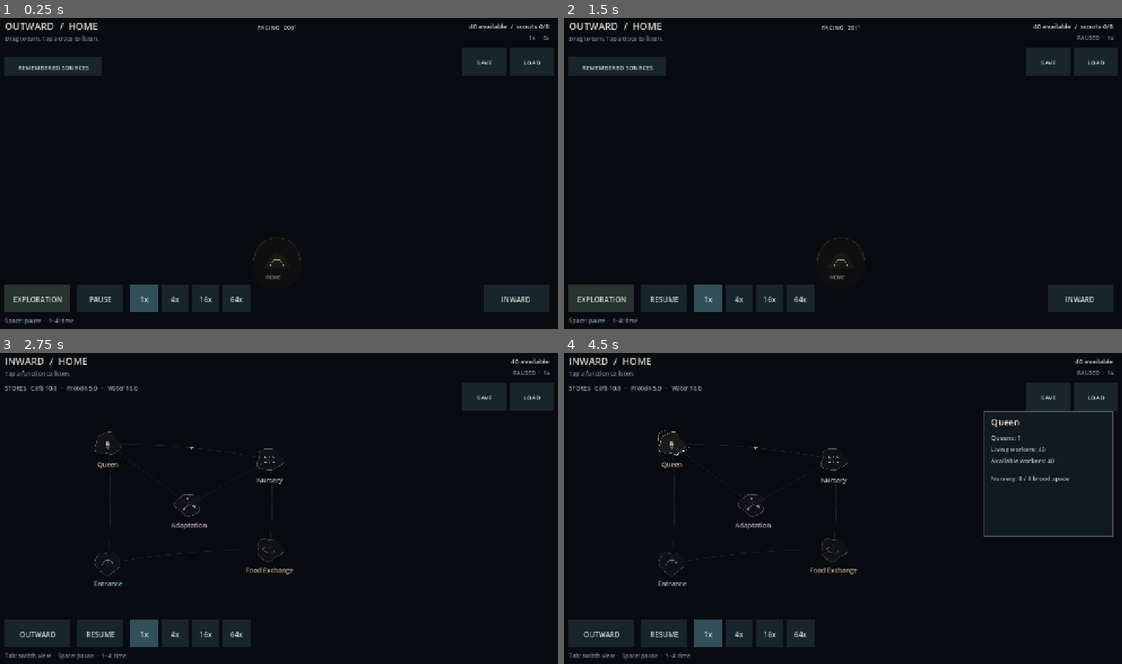
Above: before the commit, frames 1-4 (two rows, left to right).
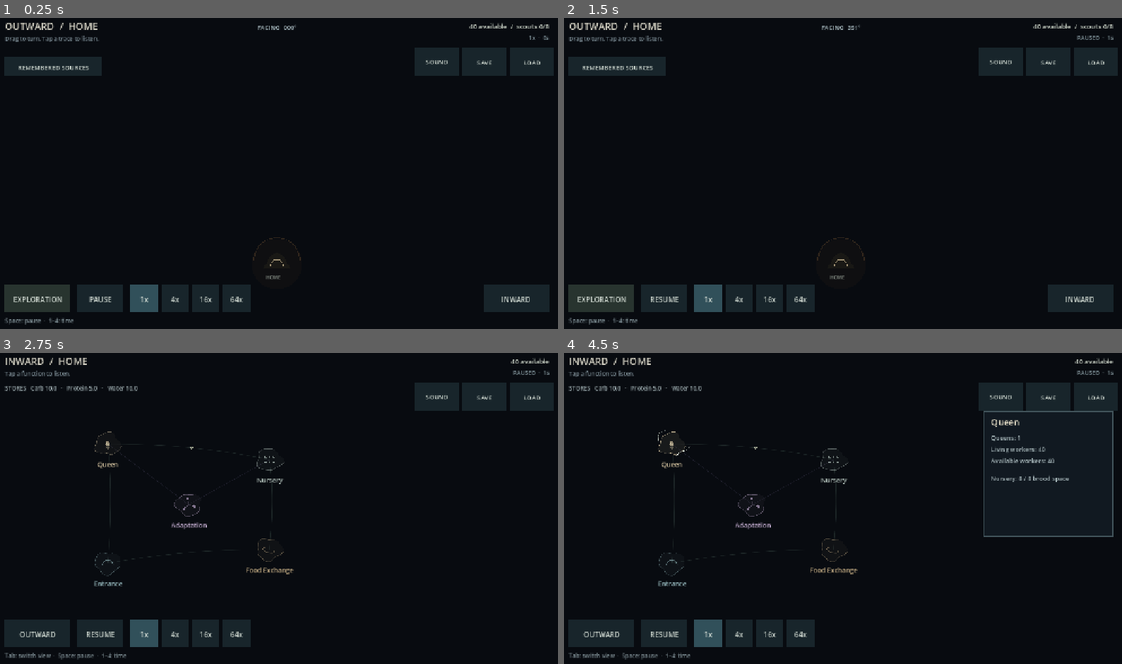
Above: after the commit, the same moments.

Repository: tellesus/Antzenpile
Game: Godot game, scene res://scenes/main/main.tscn
Two runs of this game, one before a commit and one after it. Both use one fixed random seed, a clock stepped at 60 frames per second and the inputs below. Sound files missing from this copy of the repository are replaced by a short silence.
Inputs (mouse positions are in pixels of both pictures, inside the frame that each line leads up to):
- Up to frame 1 (0.25 s): no input
- Up to frame 2 (1.5 s): tap Enter at 0.5 s; move the mouse to (965, 154) at 0.52 s; press the mouse at (965, 154) at 0.53 s; release the mouse at (965, 154) at 1.25 s; tap Space (pause) at 1.25 s; drag from (725, 189) to (815, 235) at 1.27 s
- Up to frame 3 (2.75 s): tap Enter at 2 s; move the mouse to (334, 436) at 2.02 s; hold Tab (toggle_inward) from 2.03 s (still down); click (334, 436) at 2.17 s
- Up to frame 4 (4.5 s): release Tab (toggle_inward) at 2.75 s; tap Space (pause) at 2.75, 4.15, 4.25 s; drag from (815, 570) to (670, 458) at 2.77 s; tap Enter at 3.5 s; move the mouse to (1010, 555) at 3.52 s; hold 3 (time_16) 3.53-4.25 s; click (1010, 555) at 3.67 s; drag from (670, 458) to (753, 427) at 4.27 s

The runs differ from the first frame. In frame 1, 0.7% of the frame differs, in the area x 74-83%, y 9-19%; in frame 2, 0.7%; in frame 3, 0.7%; in frame 4, 0.7%.

Commit message:
task 069: persist independent music and information cue levels

Diff:
--- a/src/audio/audio_controller.gd
+++ b/src/audio/audio_controller.gd
@@ -21,6 +21,7 @@
 var midden_player: AudioStreamPlayer
 var nursery_gain: float = 0.0
 var midden_gain: float = 0.0
+var preferences: AudioPreferences = preload("res://src/audio/audio_preferences.gd").new()
 
 
 func _ready() -> void:
@@ -101,9 +102,15 @@
 
 
 func _update_growth_volume() -> void:
-	growth_player.volume_db = MIX_DB + linear_to_db(maxf(stem_gain, 0.0001))
-	nursery_player.volume_db = MIX_DB + linear_to_db(maxf(nursery_gain, 0.0001))
-	midden_player.volume_db = MIX_DB + linear_to_db(maxf(midden_gain, 0.0001))
+	base_player.volume_db = _level_db(preferences.music, MIX_DB)
+	growth_player.volume_db = _level_db(stem_gain * preferences.music, MIX_DB)
+	nursery_player.volume_db = _level_db(nursery_gain * preferences.music, MIX_DB)
+	midden_player.volume_db = _level_db(midden_gain * preferences.music, MIX_DB)
+	if alarm_player != null: alarm_player.volume_db = _level_db(preferences.cues, -15.0)
+
+
+func _level_db(level: float, authored_db: float) -> float:
+	return -80.0 if level <= 0 else authored_db + linear_to_db(level)
 
 
 func _music_players() -> Array[AudioStreamPlayer]:
--- /dev/null
+++ b/src/audio/audio_preferences.gd
@@ -0,0 +1,40 @@
+class_name AudioPreferences
+extends RefCounted
+## Player preference, outside RunState and colony save slots.
+
+const DEFAULT_PATH: String = "user://audio_preferences.cfg"
+var music: float = 1.0
+var cues: float = 1.0
+var last_error: String = ""
+
+func set_level(category: String, value: Variant) -> bool:
+	if category not in ["music", "cues"] or not (value is float or value is int) or not is_finite(float(value)) or value < 0 or value > 1:
+		return false
+	set(category, float(value))
+	return true
+
+func save_file(path: String = DEFAULT_PATH) -> bool:
+	var config := ConfigFile.new()
+	config.set_value("audio", "music", music)
+	config.set_value("audio", "cues", cues)
+	var error: Error = config.save(path)
+	last_error = "Could not save sound preferences" if error != OK else ""
+	return error == OK
+
+func load_file(path: String = DEFAULT_PATH) -> bool:
+	var config := ConfigFile.new()
+	var error: Error = config.load(path)
+	if error == ERR_FILE_NOT_FOUND:
+		last_error = ""
+		return true
+	if error != OK:
+		last_error = "Could not read sound preferences"
+		return false
+	var candidate := AudioPreferences.new()
+	if not candidate.set_level("music", config.get_value("audio", "music", 1.0)) or not candidate.set_level("cues", config.get_value("audio", "cues", 1.0)):
+		last_error = "Invalid sound preferences; existing levels retained"
+		return false
+	music = candidate.music
+	cues = candidate.cues
+	last_error = ""
+	return true
--- a/src/core/game_root.gd
+++ b/src/core/game_root.gd
@@ -19,6 +19,8 @@
 var _audio_controller: AudioController
 var save_service: SaveService = Save.new()
 var mode: String = "outward"
+var audio_preferences: AudioPreferences = preload("res://src/audio/audio_preferences.gd").new()
+var _audio_settings: AudioSettings
 
 
 func _ready() -> void:
@@ -26,6 +28,7 @@
 	if OS.is_debug_build():
 		print("[RUN] seed=%d scenario=%s time=%.2f" % [simulation.run.run_seed, simulation.run.scenario_id, simulation.run.simulation_time])
 	if DisplayServer.get_name() != "headless":
+		audio_preferences.load_file()
 		var outward: OutwardView = Outward.new()
 		outward.signal_provider = sensory_snapshot.bind("home")
 		outward.status_provider = outward_status.bind("home")
@@ -40,7 +43,7 @@
 		outward.investigate_command = toggle_investigation_priority
 		outward.honeydew_start_command = start_honeydew_tending
 		outward.honeydew_stop_command = stop_honeydew_tending
-		outward.input_blocked = debug_is_open
+		outward.input_blocked = interaction_blocked
 		outward.mode_command = set_mode.bind("inward")
 		outward.save_command = quick_save
 		outward.load_command = quick_load
@@ -60,17 +63,24 @@
 		inward.guest_rejection_command = set_guest_rejection
 		inward.honeydew_command = set_honeydew_protection
 		inward.adaptation_command = start_adaptation
-		inward.input_blocked = debug_is_open
+		inward.input_blocked = interaction_blocked
 		inward.save_command = quick_save
 		inward.load_command = quick_load
 		add_child(inward)
 		_inward_view = inward
 		var audio: AudioController = Audio.new()
+		audio.preferences = audio_preferences
 		audio.state_provider = music_state.bind("home")
 		audio.alarm_provider = returned_losses.bind("home")
 		add_child(audio)
 		_audio_controller = audio
 		set_mode("outward")
+		_audio_settings = preload("res://src/presentation/audio_settings.gd").new()
+		_audio_settings.preferences = audio_preferences
+		_audio_settings.changed = audio_preferences.save_file
+		_audio_settings.blocked = debug_is_open
+		_audio_settings.z_index = 100
+		add_child(_audio_settings)
 	# Lazy load keeps truth-view code out of the headless runtime and release input path.
 	if OS.is_debug_build() and DisplayServer.get_name() != "headless":
 		_debug_view = load("res://src/debug/debug_world_view.gd").new()
@@ -85,6 +95,7 @@
 
 
 func _unhandled_input(event: InputEvent) -> void:
+	if _audio_settings != null and _audio_settings.opened: return
 	if not debug_is_open() and event.is_action_pressed("save_run"):
 		_show_save_feedback(quick_save(), "Run saved")
 		get_viewport().set_input_as_handled()
@@ -111,6 +122,10 @@
 		_inward_view.set_process(mode == "inward")
 		_inward_view.set_process_unhandled_input(mode == "inward")
 	return true
+
+
+func interaction_blocked() -> bool:
+	return debug_is_open() or _audio_settings != null and _audio_settings.opened
 
 
 func sensory_snapshot(pile_id: String) -> Array[Dictionary]:
--- /dev/null
+++ b/src/presentation/audio_settings.gd
@@ -0,0 +1,75 @@
+class_name AudioSettings
+extends Node2D
+## Shared presentation overlay. Modal input never reaches colony controls.
+
+var preferences: AudioPreferences
+var changed: Callable
+var blocked: Callable
+var opened: bool = false
+var feedback: String = ""
+var _font: Font = ThemeDB.fallback_font
+
+func _process(_delta: float) -> void: queue_redraw()
+
+func button_rect() -> Rect2:
+	return Rect2(get_viewport_rect().size.x - 328, 78, 100, 64)
+
+func panel_rect() -> Rect2:
+	return Rect2(get_viewport_rect().size.x - 432, 156, 408, 308)
+
+func level_rect(category: String, index: int) -> Rect2:
+	return Rect2(panel_rect().position + Vector2(32 + index * 68, 88 if category == "music" else 182), Vector2(60, 44))
+
+func close_rect() -> Rect2:
+	return Rect2(panel_rect().position + Vector2(32, 242), Vector2(332,44))
+
+func activate_at(at: Vector2) -> bool:
+	if blocked.is_valid() and blocked.call(): return false
+	if button_rect().has_point(at):
+		opened = not opened
+		return true
+	if not opened: return false
+	if close_rect().has_point(at):
+		opened = false
+		return true
+	for category: String in ["music", "cues"]:
+		for index: int in 5:
+			if level_rect(category, index).has_point(at):
+				preferences.set_level(category, index * 0.25)
+				feedback = "Saved locally" if not changed.is_valid() or changed.call() else "Applied; could not save locally"
+	return true
+
+func _input(event: InputEvent) -> void:
+	if blocked.is_valid() and blocked.call(): return
+	if opened and event is InputEventKey and event.pressed and event.keycode == KEY_ESCAPE:
+		opened = false
+		get_viewport().set_input_as_handled()
+		return
+	var press: bool = event is InputEventScreenTouch and event.pressed or event is InputEventMouseButton and event.pressed and event.button_index == MOUSE_BUTTON_LEFT
+	if press and activate_at(event.position):
+		get_viewport().set_input_as_handled()
+	elif opened:
+		get_viewport().set_input_as_handled()
+
+func _draw() -> void:
+	if preferences == null or blocked.is_valid() and blocked.call(): return
+	draw_rect(button_rect(), Color("18252b"))
+	_label(button_rect().position + Vector2(25,38), "SOUND", 14, Color("d3dcd4"))
+	if not opened: return
+	draw_rect(get_viewport_rect(), Color(0.025,0.04,0.06,0.82))
+	var panel: Rect2 = panel_rect()
+	draw_rect(panel, Color("111921"))
+	draw_rect(panel, Color("41535a"), false)
+	_label(panel.position + Vector2(24,32), "Sound", 22, Color("d9d3be"))
+	for category: String in ["music", "cues"]:
+		_label(panel.position + Vector2(32,72 if category == "music" else 166), "Music" if category == "music" else "Information cues", 16, Color("a9b9bc"))
+		for index: int in 5:
+			var button: Rect2 = level_rect(category,index)
+			draw_rect(button, Color("355059") if preferences.get(category) == index * 0.25 else Color("263038"))
+			_label(button.position + Vector2(9,28), "Off" if index == 0 else "%d%%" % (index * 25), 14, Color("dce5d9"))
+	_label(panel.position + Vector2(32,235), feedback, 12, Color("82939c"))
+	draw_rect(close_rect(), Color("263038"))
+	_label(close_rect().position + Vector2(142,28), "CLOSE", 14, Color("dce5d9"))
+
+func _label(at: Vector2, text: String, size: int, color: Color) -> void:
+	draw_string(_font, at, text, HORIZONTAL_ALIGNMENT_LEFT, -1, size, color)
--- /dev/null
+++ b/tests/probe_audio_preferences.gd
@@ -0,0 +1,38 @@
+extends SceneTree
+const Root = preload("res://src/core/game_root.gd")
+var failed: bool = false
+func _initialize(): _run.call_deferred()
+func _run():
+	var root := Root.new()
+	get_root().add_child(root)
+	root.set_process(false)
+	root.simulation.toggle_pause()
+	var settings: AudioSettings = root._audio_settings
+	settings.changed = root.audio_preferences.save_file.bind("res://.godot/card069_preferences.cfg")
+	var snapshot: Dictionary = root.simulation.run.to_dict()
+	for mode: String in ["outward", "inward"]:
+		root.set_mode(mode)
+		for size: Vector2i in [Vector2i(1280,720), Vector2i(900,600)]:
+			DisplayServer.window_set_size(size)
+			for frame: int in 3: await process_frame
+			settings.opened = false
+			var touch := InputEventScreenTouch.new()
+			touch.pressed = true
+			touch.position = settings.button_rect().get_center()
+			settings._input(touch)
+			if not root.interaction_blocked(): failed = true
+			var view: Node2D = root._outward_view if mode == "outward" else root._inward_view
+			if not view.input_blocked.call(): failed = true
+			settings.activate_at(settings.level_rect("music",0).get_center())
+			settings.activate_at(settings.level_rect("cues",4).get_center())
+			for frame: int in 3: await process_frame
+			await RenderingServer.frame_post_draw
+			if get_root().get_texture().get_image().save_png("res://.godot/card069_%s_%d.png" % [mode,size.x]) != OK: failed = true
+			if not root._audio_controller.base_player.playing or root._audio_controller.base_player.volume_db != -80 or root._audio_controller.alarm_player.volume_db != -15: failed = true
+			settings.activate_at(settings.close_rect().get_center())
+			if root.interaction_blocked(): failed = true
+	if snapshot != root.simulation.run.to_dict(): failed = true
+	print("[AUDIO-PREFERENCES] standard/compact both views, touch/modal/persistence, music off/cues full, snapshot and continuing playback; failed=%s" % failed)
+	root.free()
+	await create_timer(0.5).timeout
+	quit(1 if failed else 0)
--- a/tests/run_tests.gd
+++ b/tests/run_tests.gd
@@ -63,6 +63,7 @@
 	preload("res://tests/test_humidity.gd"),
 	preload("res://tests/test_colony_activity.gd"),
 	preload("res://tests/test_chamber_music.gd"),
+	preload("res://tests/test_audio_preferences.gd"),
 ]
 
 var checks: int = 0
--- /dev/null
+++ b/tests/test_audio_preferences.gd
@@ -0,0 +1,63 @@
+extends RefCounted
+const Preferences = preload("res://src/audio/audio_preferences.gd")
+const Settings = preload("res://src/presentation/audio_settings.gd")
+const Audio = preload("res://src/audio/audio_controller.gd")
+const Root = preload("res://src/core/game_root.gd")
+
+func run(test: Object) -> bool:
+	var prefs := Preferences.new()
+	test.check(prefs.music == 1 and prefs.cues == 1, "Missing preferences retain the established sound mix")
+	test.check(prefs.set_level("music", 0.25) and prefs.set_level("cues", 0), "Music and information levels can differ")
+	for value: Variant in [-1, 2, NAN, INF, "quiet", true]:
+		test.check(not prefs.set_level("music", value) and prefs.music == 0.25, "Invalid audio levels leave preferences unchanged")
+	test.check(not prefs.set_level("ambient", 0.5), "No unused audio category is invented")
+	var path: String = "res://.godot/test_audio_preferences.cfg"
+	test.check(prefs.save_file(path), "Sound levels persist outside colony saves")
+	var copy := Preferences.new()
+	test.check(copy.load_file(path) and copy.music == 0.25 and copy.cues == 0, "Player preferences round trip")
+	var bad := ConfigFile.new()
+	bad.set_value("audio", "music", 0.75)
+	bad.set_value("audio", "cues", "loud")
+	bad.save(path)
+	test.check(not copy.load_file(path) and copy.music == 0.25 and copy.cues == 0, "Malformed second level rejects the whole update atomically")
+	DirAccess.remove_absolute(ProjectSettings.globalize_path(path))
+	var root := Root.new()
+	test.get_root().add_child(root)
+	var snapshot: Dictionary = root.simulation.run.to_dict()
+	var audio := Audio.new()
+	audio.preferences = prefs
+	audio.alarm_provider = func(): return 0
+	test.get_root().add_child(audio)
+	test.check(is_equal_approx(audio.base_player.volume_db, Audio.MIX_DB + linear_to_db(0.25)) and audio.alarm_player.volume_db == -80, "Quiet music and muted cues have independent gain")
+	prefs.set_level("music", 0)
+	prefs.set_level("cues", 1)
+	audio._process(0)
+	test.check(audio.base_player.volume_db == -80 and audio.alarm_player.volume_db == -15, "Music off retains the authored information-cue volume")
+	audio.restart_after_load()
+	test.check(prefs.music == 0 and prefs.cues == 1 and audio.base_player.volume_db == -80, "Run reload keeps player audio preferences")
+	var settings := Settings.new()
+	settings.preferences = prefs
+	var calls: Array[int] = [0]
+	settings.changed = func(): calls[0] += 1; return true
+	test.get_root().add_child(settings)
+	var touch := InputEventScreenTouch.new()
+	touch.pressed = true
+	touch.position = settings.button_rect().get_center()
+	settings._input(touch)
+	test.check(settings.opened and settings.activate_at(Vector2(2,2)), "Sound panel opens with touch and absorbs background input")
+	var mouse := InputEventMouseButton.new()
+	mouse.button_index = MOUSE_BUTTON_LEFT
+	mouse.pressed = true
+	mouse.position = settings.level_rect("music", 2).get_center()
+	settings._input(mouse)
+	test.check(prefs.music == 0.5 and prefs.cues == 1 and calls[0] == 1, "Mouse preset adjusts only music through one preference action")
+	var escape := InputEventKey.new()
+	escape.keycode = KEY_ESCAPE
+	escape.pressed = true
+	settings._input(escape)
+	test.check(not settings.opened and not settings.activate_at(Vector2(2,2)), "Escape restores colony input without interpreting a modal click")
+	test.check(root.simulation.run.to_dict() == snapshot, "Sound controls, file persistence and mix changes leave run/RNG untouched")
+	settings.free()
+	audio.free()
+	root.free()
+	return true
Not shown, added: src/audio/audio_preferences.gd.uid
Not shown, added: src/presentation/audio_settings.gd.uid
Not shown, added: tests/probe_audio_preferences.gd.uid
Not shown, added: tests/test_audio_preferences.gd.uid
Not shown, changed: README.md
Not shown, changed: docs/ARCHITECTURE.md
Not shown, changed: docs/POST_SLICE_PLAN.md
Not shown, changed: docs/UI_RULES.md
Not shown, added: docs/tasks/069_audio_preferences.md
